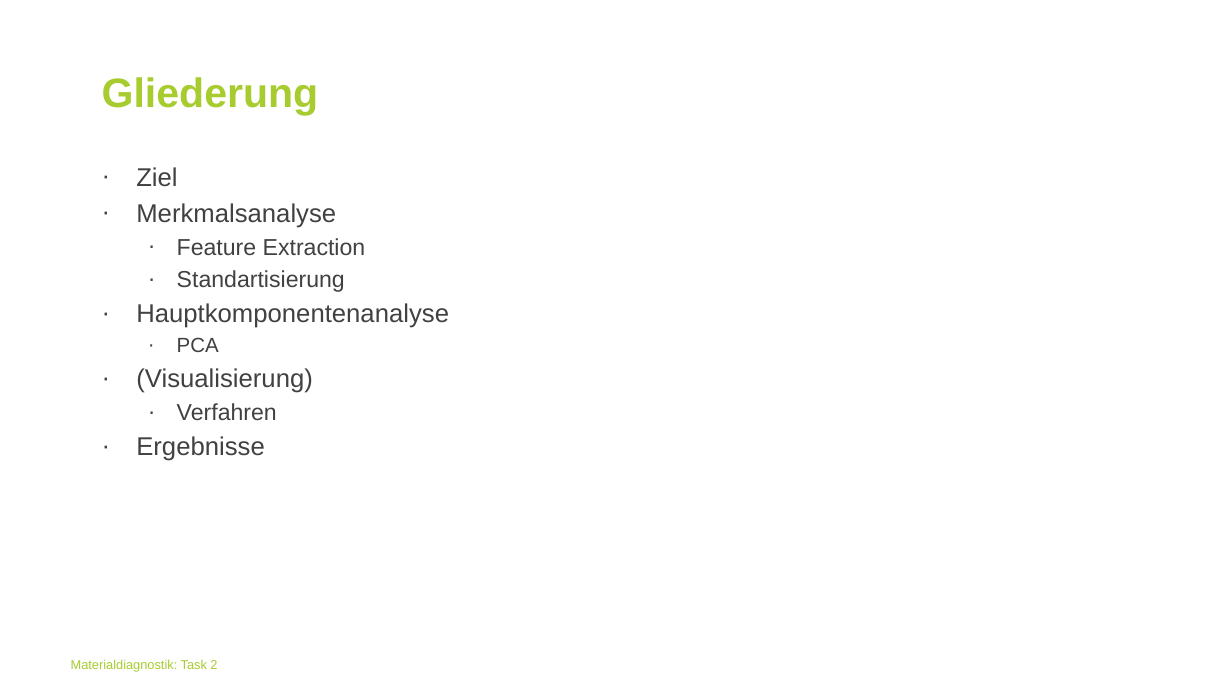
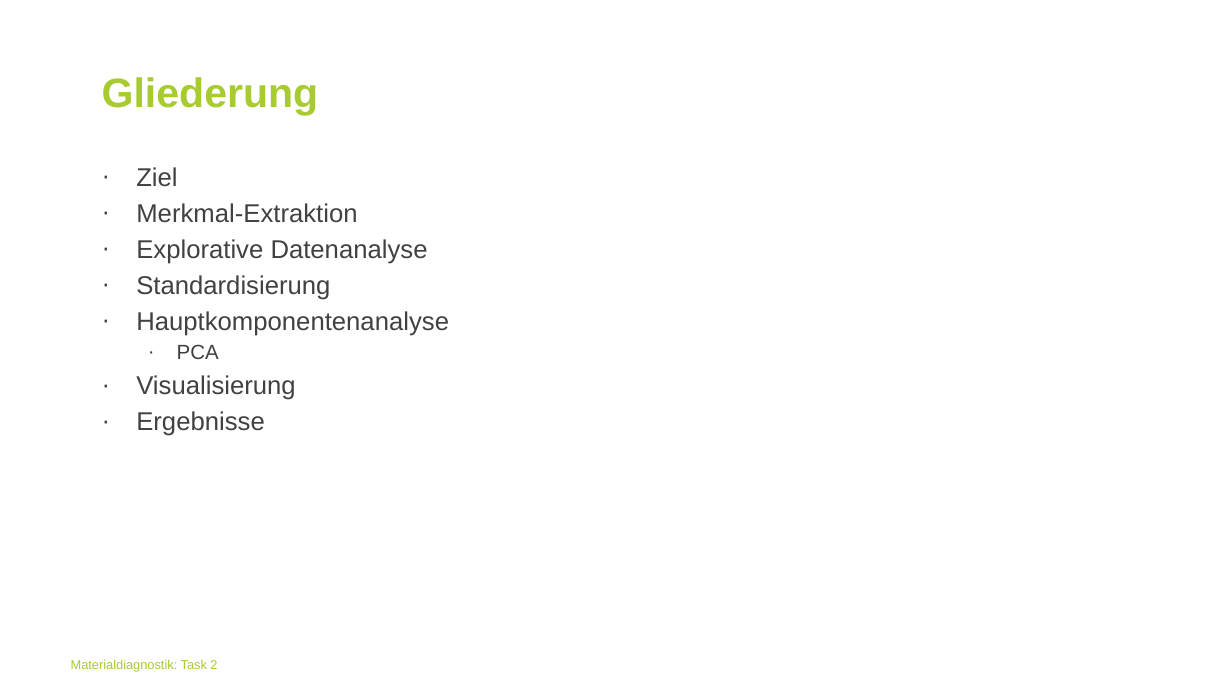
Before and after one commit to BGielczynski/AI_diagnostics, a slide deck: slide 2 of Task_2/Task2Powerpoint.pptx. Drawn at 1232x693 pixels with LibreOffice and Linux fonts; fonts in the diff are those of the drawing; background and template pictures are left out. Boxes give left, top, right and bottom in pixels: in the first picture for what was removed or moved away, otherwise in the second. Text is boxed around its words. In the diff, an @@ line names an element or a change of style, - is before the commit and + after.

```diff
--- a/Task_2/Task2Powerpoint.pptx
+++ b/Task_2/Task2Powerpoint.pptx
@@ text at box(136, 203, 428, 300): text changed; size 18 to 20 pt @@
-· Merkmalsanalyse
-  · Feature Extraction
-  · Standartisierung
+· Merkmal-Extraktion
+· Explorative Datenanalyse
+· Standardisierung
@@ text at box(136, 375, 295, 400): text changed @@
-· (Visualisierung)
-  · Verfahren
+· Visualisierung
```
Also in this commit, not shown: 4 other slides changed, 12 slides added, 4 slides removed.
